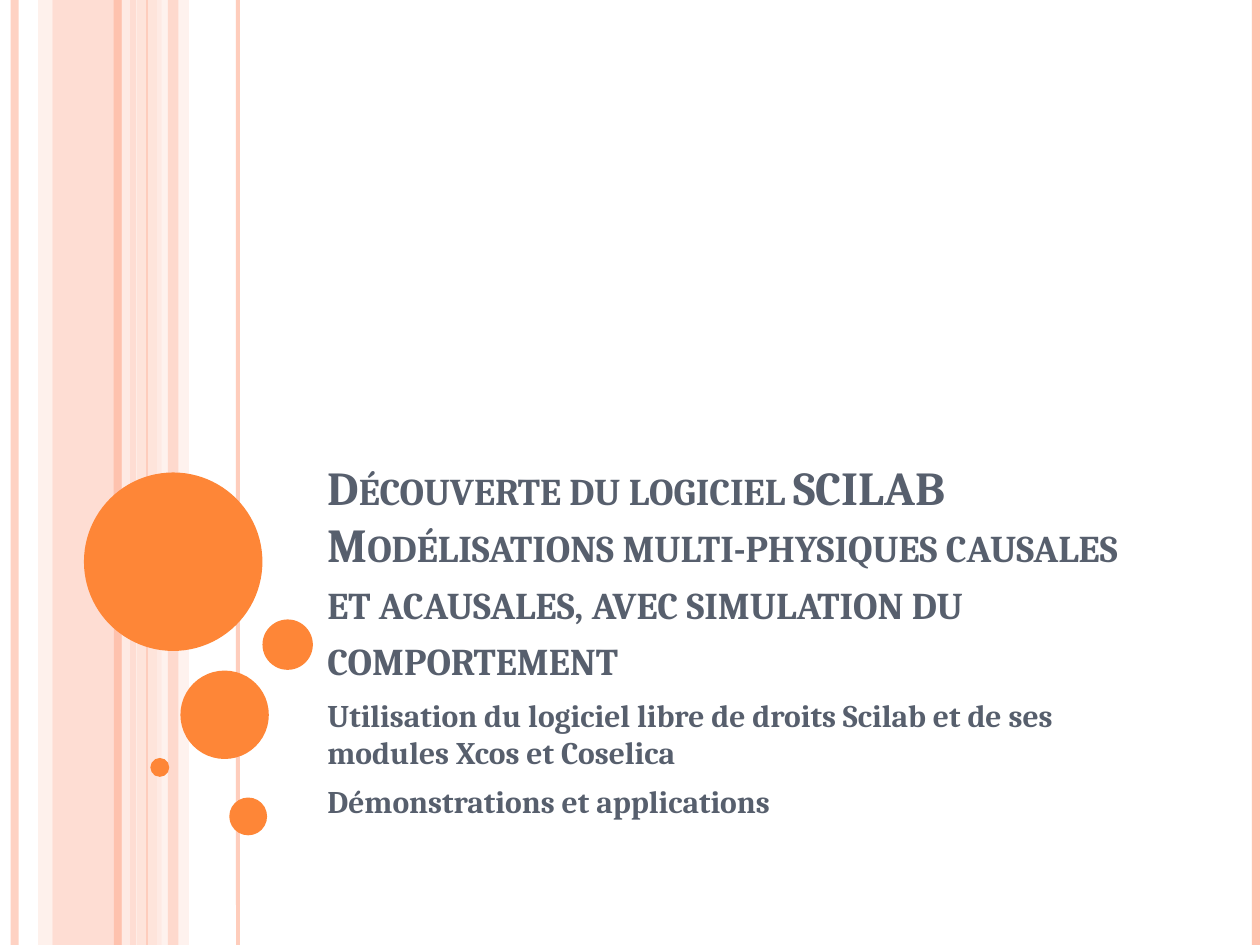
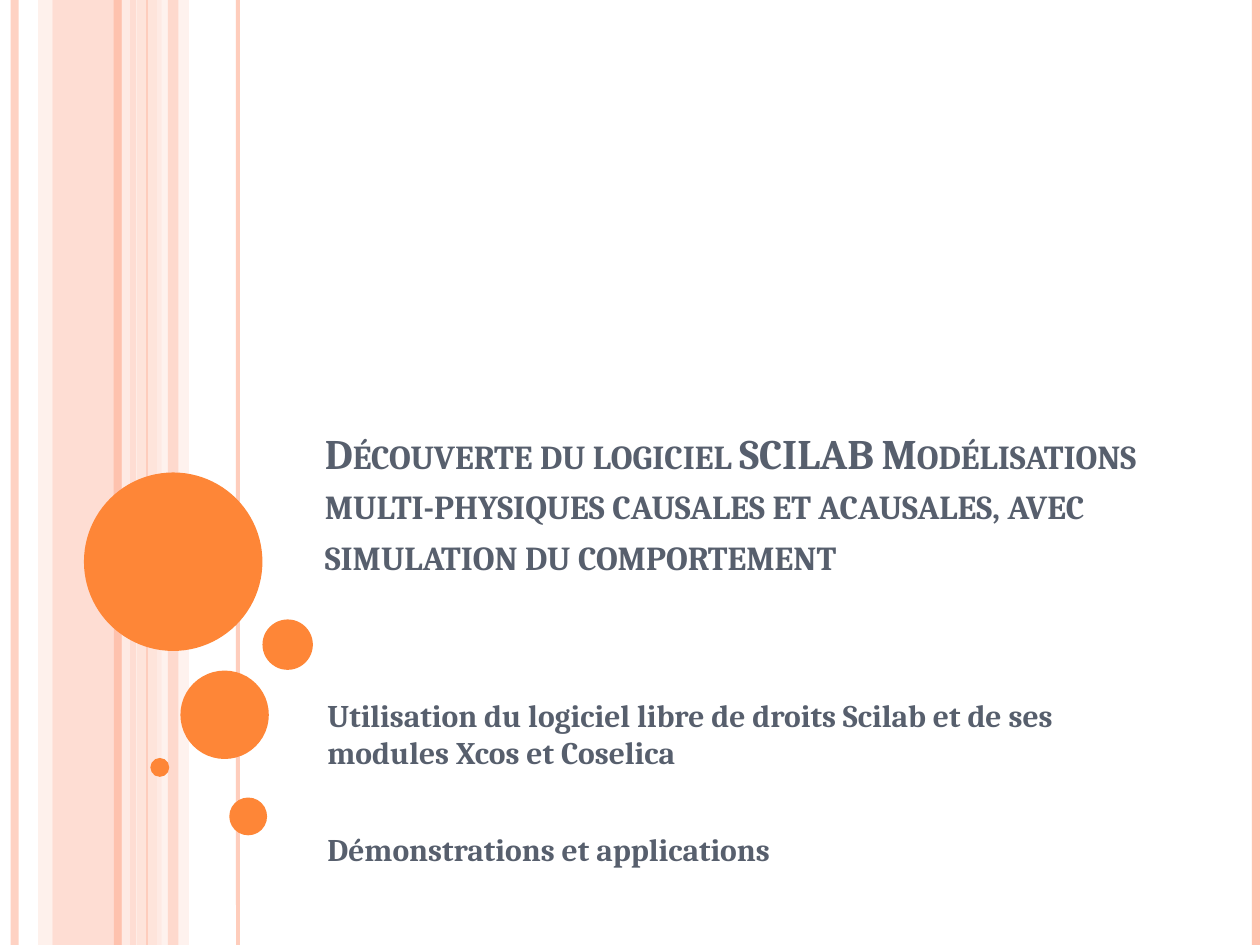
Before and after one commit to xpessoles/Formations, a slide deck: slide 1 of ModelisationMultiphysique/ModelisationMultiphysique.pptx. Drawn at 1260x945 pixels with LibreOffice and Linux fonts; fonts in the diff are those of the drawing. Boxes give left, top, right and bottom in pixels: in the first picture for what was removed or moved away, otherwise in the second. Text is boxed around its words. In the diff, an @@ line names an element or a change of style, - is before the commit and + after.

```diff
--- a/ModelisationMultiphysique/ModelisationMultiphysique.pptx
+++ b/ModelisationMultiphysique/ModelisationMultiphysique.pptx
@@ title "Découverte du logiciel SCILAB Modélisations ...": place and size @@
-title "Découverte du logiciel SCILAB Modélisations ..." at box(327, 473, 1118, 676)
+title "Découverte du logiciel SCILAB Modélisations ..." at box(325, 440, 1085, 571)
@@ title "Découverte du logiciel SCILAB Modélisations ..." at box(325, 440, 1085, 571): size 27 to 24 pt @@
@@ subtitle "Utilisation du logiciel libre de ..." rewrapped from box(327, 705, 1053, 820) to box(327, 705, 1053, 868) @@
```
Also in this commit, not shown: 1 other slide changed, 5 slides added, 2 other files.
